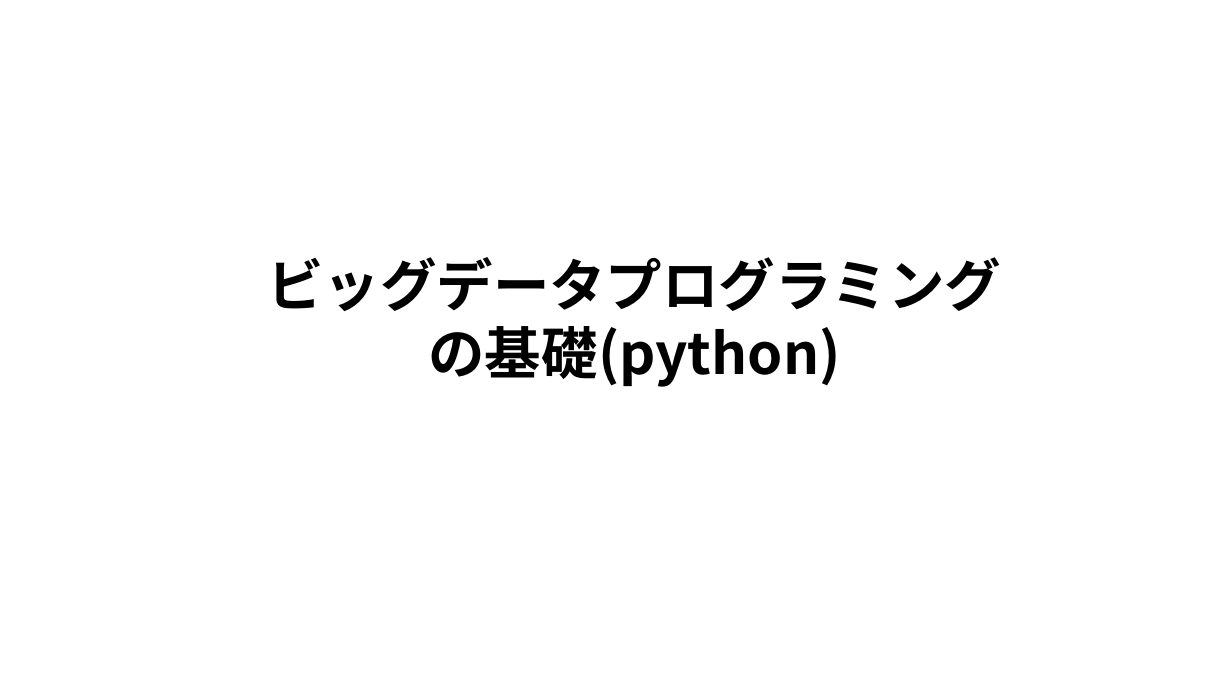
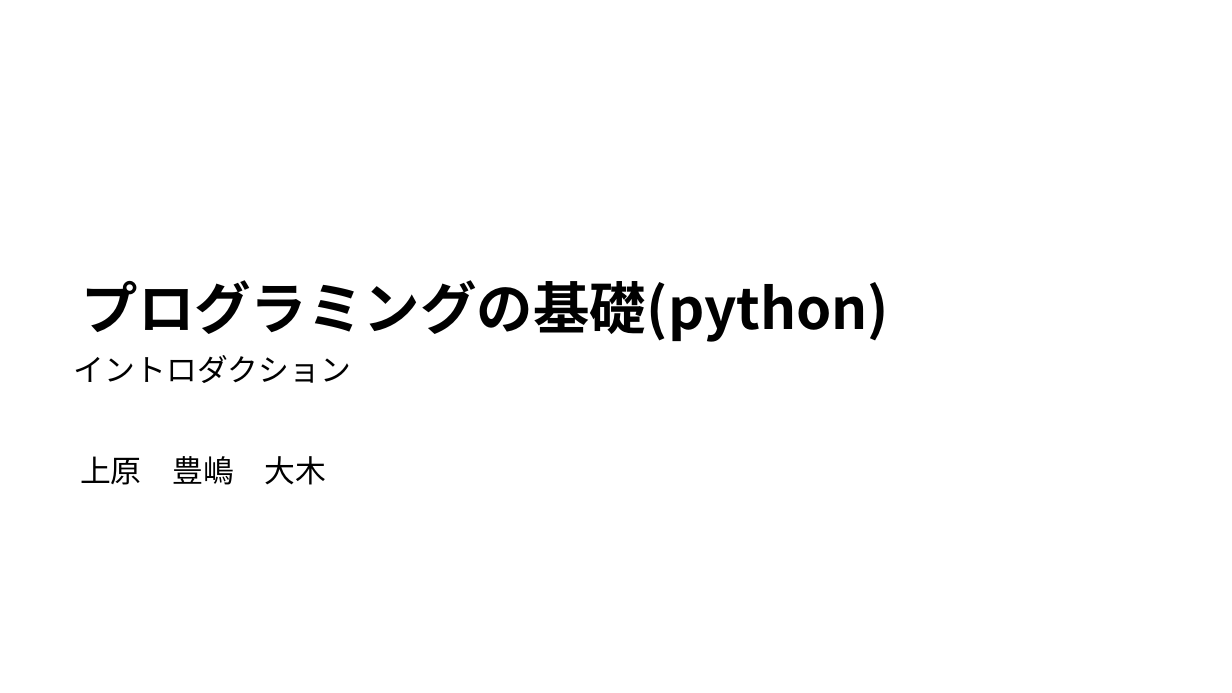
Before and after one commit to ueharaLab/python1_introduction, a slide deck: slide 1 of programming.pptx. Drawn at 1232x693 pixels with LibreOffice and Linux fonts; fonts in the diff are those of the drawing. Boxes give left, top, right and bottom in pixels: in the first picture for what was removed or moved away, otherwise in the second. Text is boxed around its words. In the diff, an @@ line names an element or a change of style, - is before the commit and + after.

```diff
--- a/programming.pptx
+++ b/programming.pptx
@@ text at (82,280,890,342): text changed @@
-ビッグデータプログラミングの基礎(python)
+プログラミングの基礎(python)
@@ text added at (74,355,351,383), 24 pt, text #000000 @@
+イントロダクション
@@ text added at (80,456,327,485), 24 pt, text #000000 @@
+上原 豊嶋 大木
```
Also in this commit, not shown: 3 other files.
